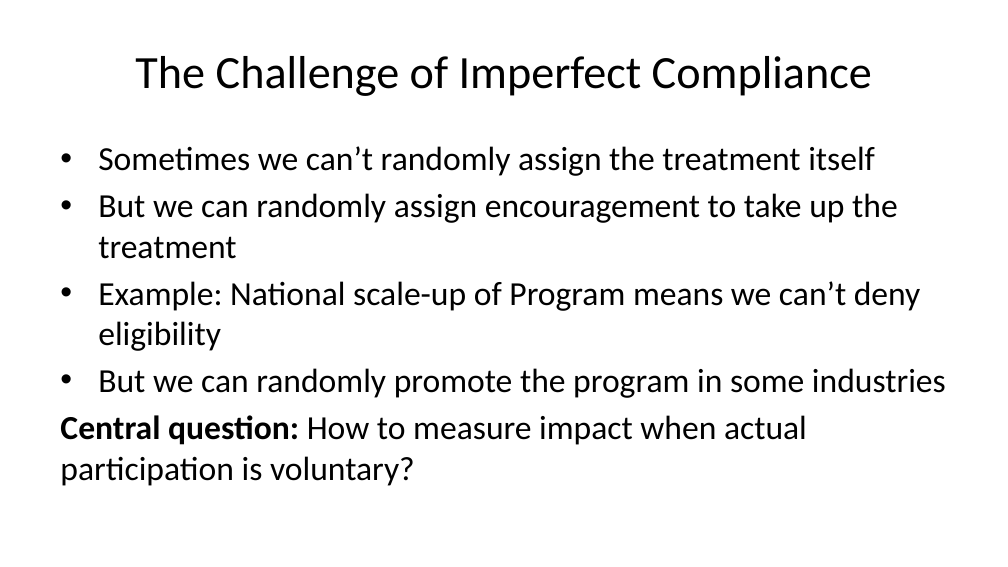
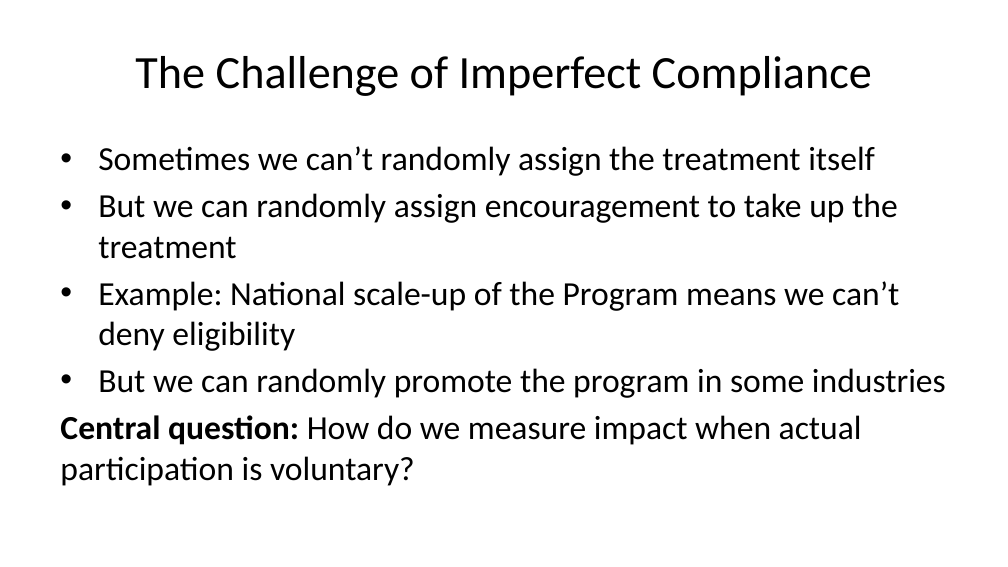
Before and after one commit to lsempe77/R-course, a slide deck: slide 2 of sessions_in_Abu_Dhabi/session_7.pptx. Drawn at 1008x567 pixels with LibreOffice and Linux fonts; fonts in the diff are those of the drawing. Boxes give left, top, right and bottom in pixels: in the first picture for what was removed or moved away, otherwise in the second. Text is boxed around its words. In the diff, an @@ line names an element or a change of style, - is before the commit and + after.

```diff
--- a/sessions_in_Abu_Dhabi/session_7.pptx
+++ b/sessions_in_Abu_Dhabi/session_7.pptx
@@ text at bbox=[98, 281, 899, 351]: text changed @@
-• Example: National scale-up of Program means we can’t deny eligibility
+• Example: National scale-up of the Program means we can’t deny eligibility
@@ text at bbox=[60, 415, 862, 486]: text changed @@
-Central question: How to measure impact when actual participation is voluntary?
+Central question: How do we measure impact when actual participation is voluntary?
```
Also in this commit, not shown: 9 other slides changed, 2 slides added, 38 other files.
